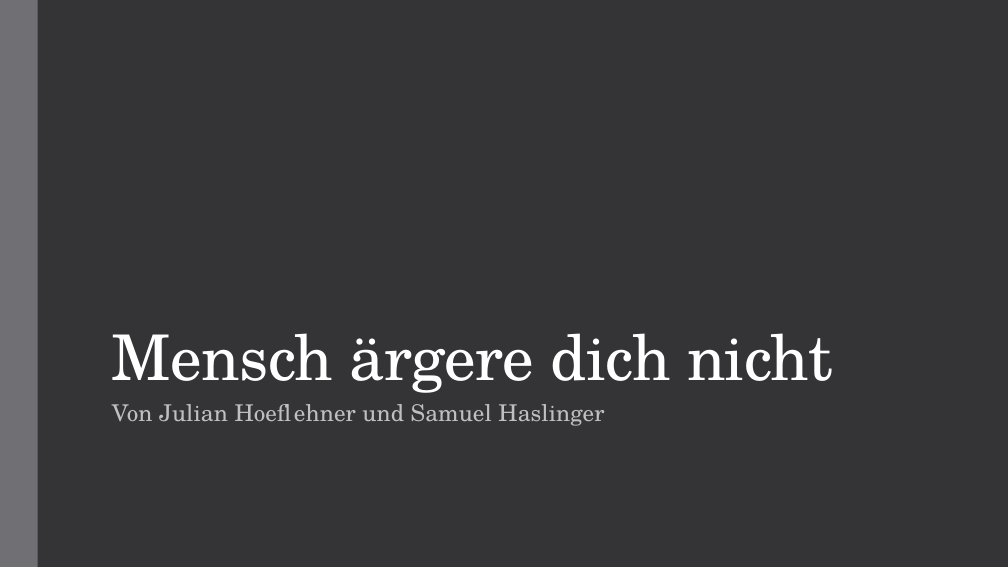
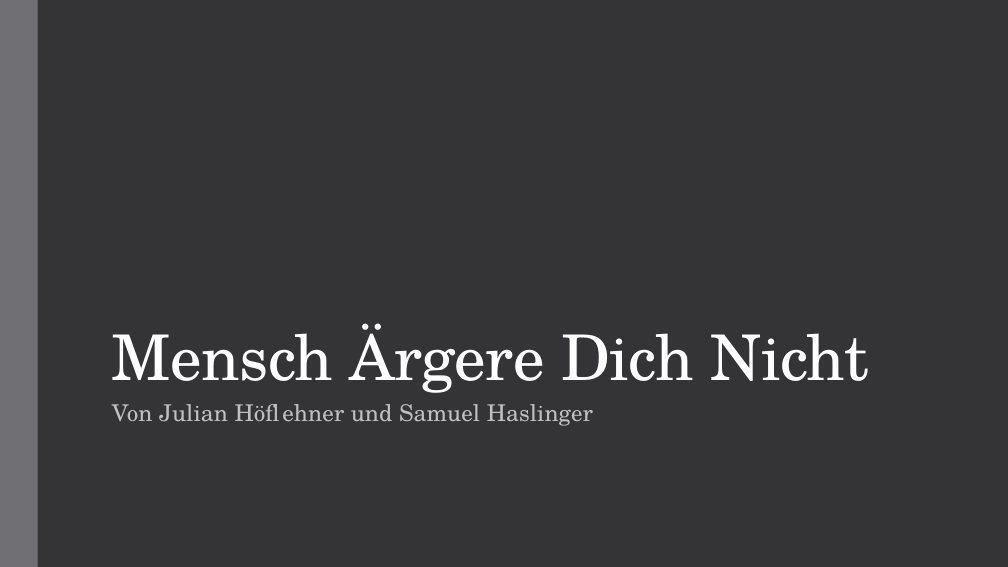
Before and after one commit to Wutze0/Mensch_Aergere_Dich_Nicht, a slide deck: slide 1 of MenschAergereDichNicht.pptx. Drawn at 1008x567 pixels with LibreOffice and Linux fonts; fonts in the diff are those of the drawing. Boxes give left, top, right and bottom in pixels: in the first picture for what was removed or moved away, otherwise in the second. Text is boxed around its words. In the diff, an @@ line names an element or a change of style, - is before the commit and + after.

```diff
--- a/MenschAergereDichNicht.pptx
+++ b/MenschAergereDichNicht.pptx
@@ title at [112, 323, 869, 393]: text changed @@
-Mensch ärgere dich nicht
+Mensch Ärgere Dich Nicht
@@ subtitle at [112, 404, 593, 426]: text changed @@
-Von Julian Hoeflehner und Samuel Haslinger
+Von Julian Höflehner und Samuel Haslinger
```
Also in this commit, not shown: 6 other slides changed, 1 slide removed.
